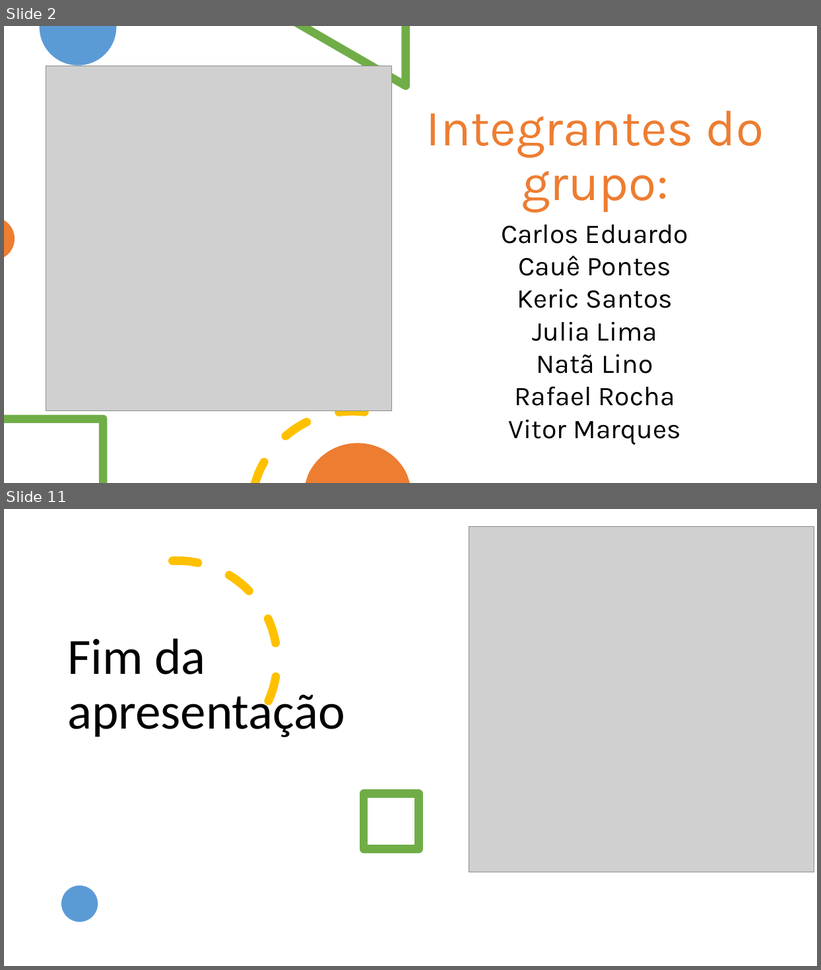
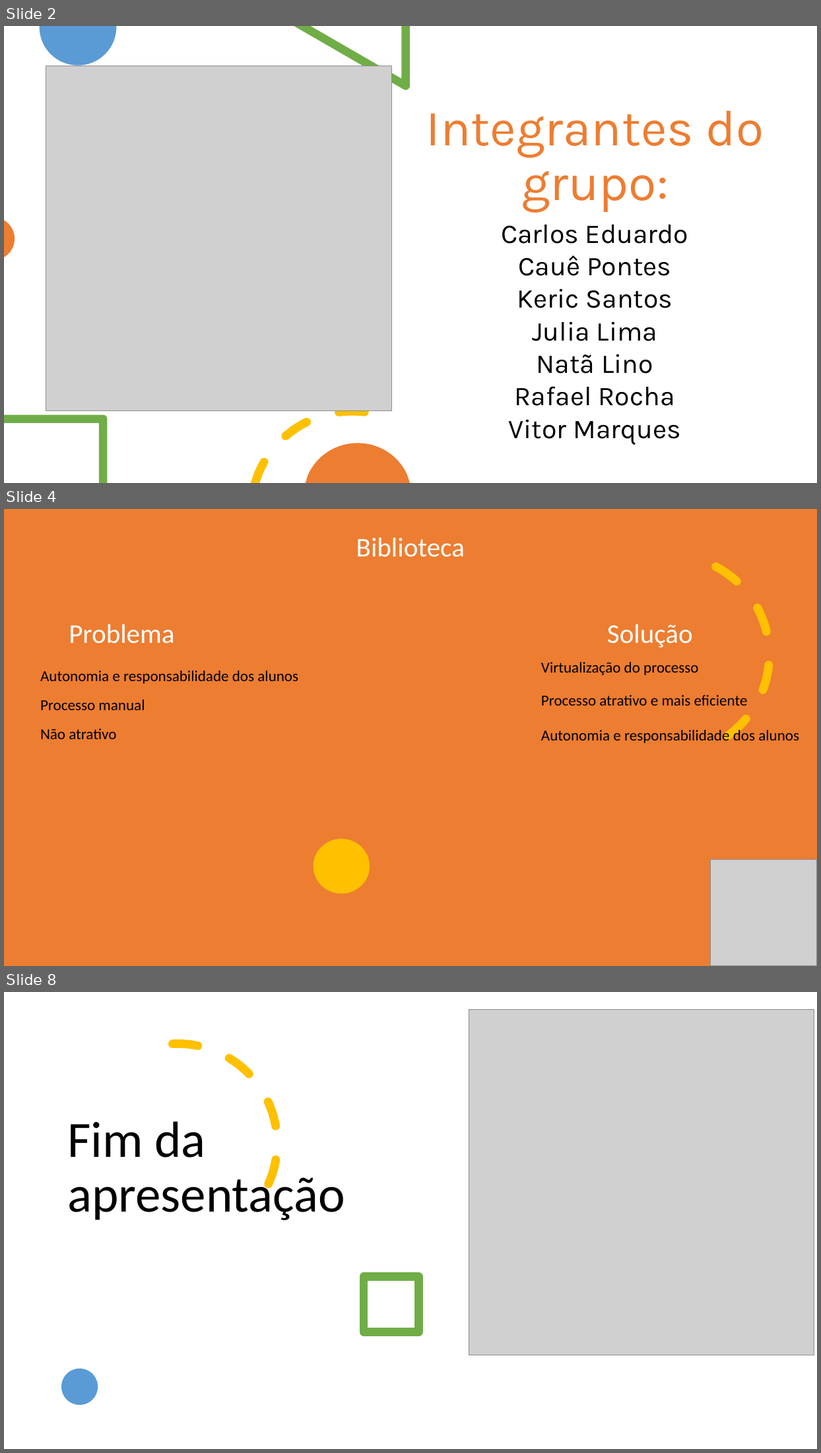
Before and after one commit to julialima1999/Limpeza_organiza-o, a slide deck: Apresentação/Limpeza e Organização.pptx. Shown one above the other, each under a label of ours: slides 2 and 11 before the commit, slides 2, 4 and 8 after it; the slides between them are not shown. The pictures are 821x970 and 821x1453 pixels, drawn with LibreOffice and Linux fonts; fonts in the diff are those of the drawing; grey boxes stand for pictures. Boxes give left, top, right and bottom in pixels: in the first picture for what was removed or moved away, otherwise in the second. Text is boxed around its words. In the diff, an @@ line names an element or a change of style, - is before the commit and + after.

```diff
--- a/Apresentação/Limpeza e Organização.pptx
+++ b/Apresentação/Limpeza e Organização.pptx
@@ slide 4 added at (4, 509, 817, 966), background #FFFFFF @@
@@ rectangle added at (4, 509, 817, 966), fill #ED7D31 @@
@@ arc (boxed as its full ellipse) added at (535, 520, 805, 789), outline #FFC000 10 pt dashed @@
@@ title added at (356, 537, 465, 557), 32 pt, text #FFFFFF @@
+Biblioteca
@@ text added at (69, 624, 174, 644), 32 pt, text #FFFFFF @@
+Problema
@@ text added at (607, 624, 693, 648), 32 pt, text #FFFFFF @@
+Solução
@@ text added at (541, 662, 698, 675), 18 pt, text #000000 @@
+Virtualização do processo
@@ text added at (40, 671, 298, 684), 18 pt, text #000000 @@
+Autonomia e responsabilidade dos alunos
@@ text added at (40, 700, 145, 710), 18 pt, text #000000 @@
+Processo manual
@@ text added at (541, 695, 748, 706), 18 pt, text #000000 @@
+Processo atrativo e mais eficiente
@@ text added at (40, 729, 116, 739), 18 pt, text #000000 @@
+Não atrativo
@@ text added at (541, 727, 799, 743), 18 pt, text #000000 @@
+Autonomia e responsabilidade dos alunos
@@ ellipse added at (314, 839, 370, 894), fill #FFC000 @@
@@ picture added at (711, 860, 817, 966) @@
@@ what was slide 11 is now slide 8 @@
```
Also in this commit, not shown: 1 slide changed, 3 other slides added, 7 slides removed.
